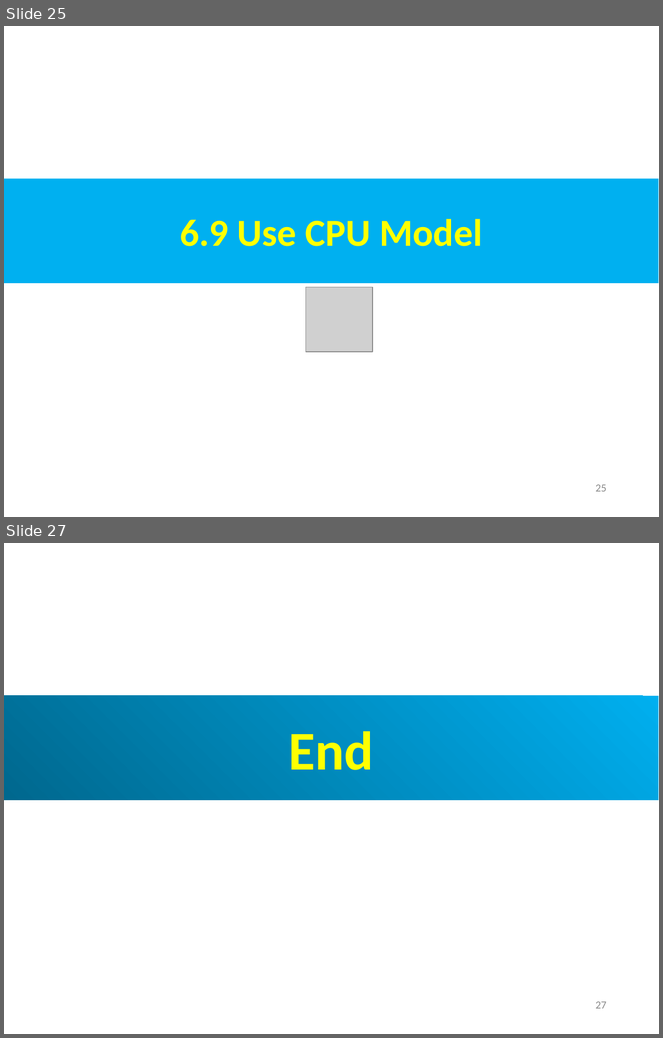
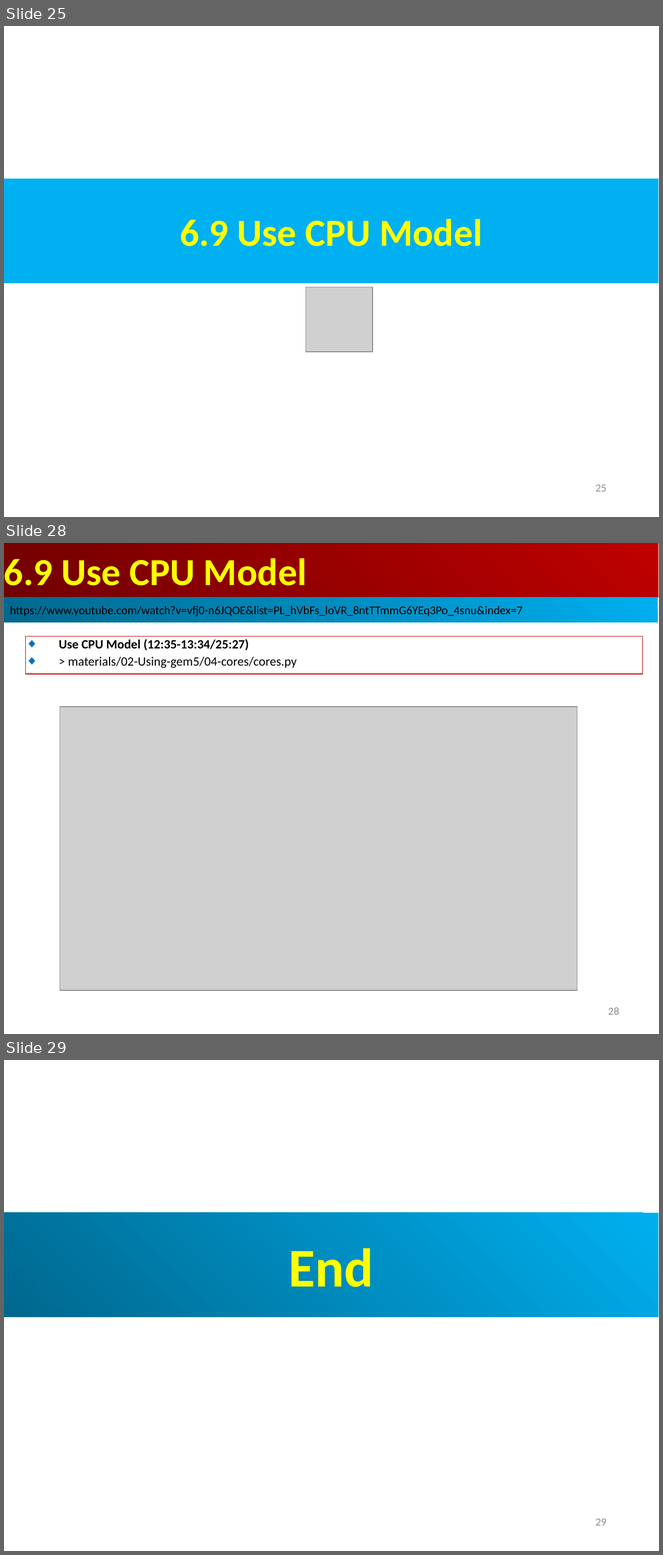
Before and after one commit to peterhchen/AIU_CS850_Gem5_McPAT, a slide deck: 050_Gem5/007.CPUModel/000_Video/007.CPUModel.ppt. Shown one above the other, each under a label of ours: slides 25 and 27 before the commit, slides 25, 28 and 29 after it; the slides between them are not shown. The pictures are 663x1038 and 663x1555 pixels, drawn with LibreOffice and Linux fonts; fonts in the diff are those of the drawing; grey boxes stand for pictures. Boxes give left, top, right and bottom in pixels: in the first picture for what was removed or moved away, otherwise in the second. Text is boxed around its words. In the diff, an @@ line names an element or a change of style, - is before the commit and + after.

```diff
--- a/050_Gem5/007.CPUModel/000_Video/007.CPUModel.ppt
+++ b/050_Gem5/007.CPUModel/000_Video/007.CPUModel.ppt
@@ slide 28 added at [4, 543, 659, 1034], background #FFFFFF @@
@@ rectangle added at [4, 543, 659, 598], fill gradient #BF0000 to #710000, 42 pt, text #FFFF00, bold @@
+6.9 Use CPU Model
@@ rectangle added at [4, 598, 658, 623], fill gradient #00AFEF to #00688E, 13 pt, text #000000 @@
+https://www.youtube.com/watch?v=vfj0-n6JQOE&list=PL_hVbFs_loVR_8ntTTmmG6YEq3Po_4snu&index=7
@@ rectangle added at [26, 636, 643, 674], outline #C00000 0.74 pt, 14 pt, text #000000 @@
+◆ Use CPU Model (12:35-13:34/25:27)
+◆ > materials/02-Using-gem5/04-cores/cores.py
@@ picture added at [60, 707, 577, 991] @@
@@ page number added at [608, 1008, 619, 1015], 12 pt, text #8B8B8B @@
+28
@@ what was slide 27 is now slide 29 @@
@@ page number at [596, 1519, 607, 1526]: text changed @@
-27
+29
```
Also in this commit, not shown: 1 slide changed, 1 other slide added.
